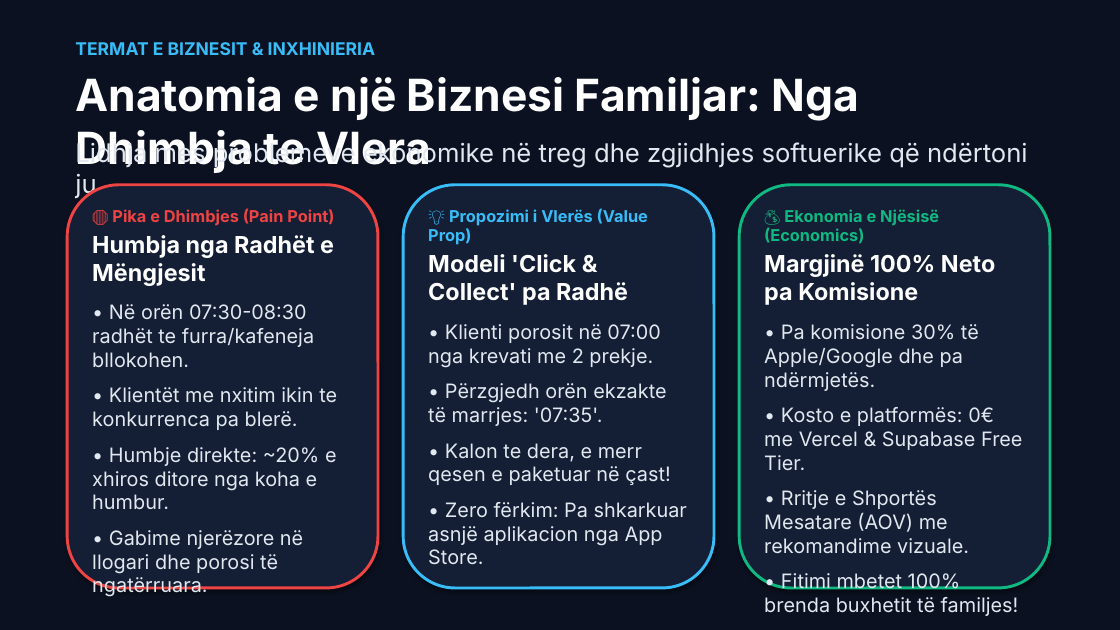
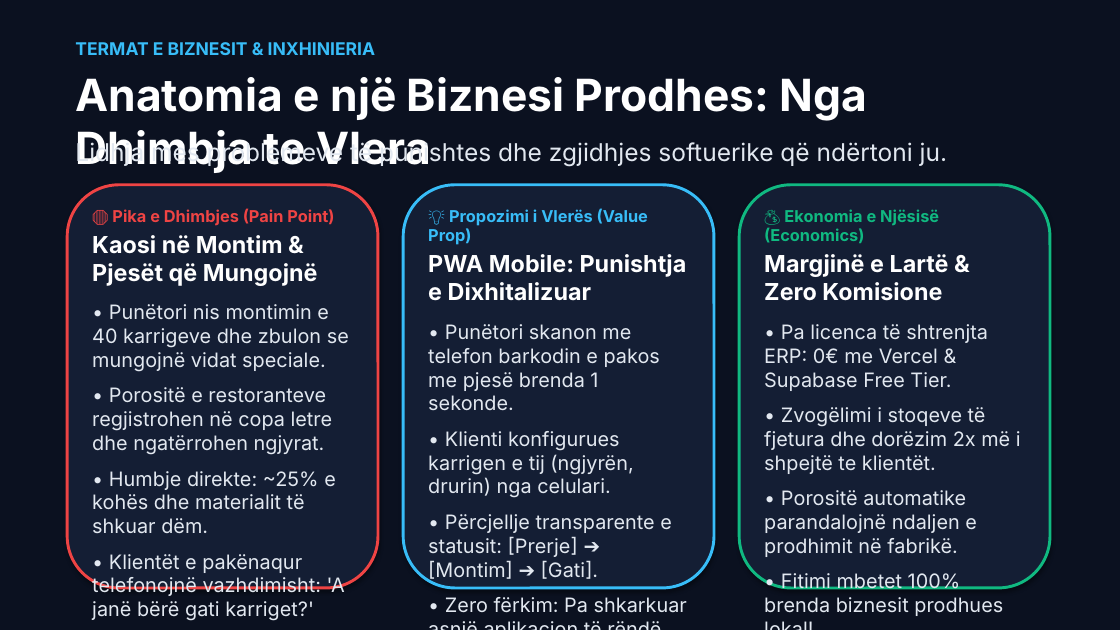
Before and after one commit to arbenl/arbenl.github.io, a slide deck: slide 5 of Jave1_Hyrje_Nextjs_PWA_Copilot_2026.pptx. Drawn at 1120x630 pixels with LibreOffice and Linux fonts; fonts in the diff are those of the drawing. Boxes give left, top, right and bottom in pixels: in the first picture for what was removed or moved away, otherwise in the second. Text is boxed around its words. In the diff, an @@ line names an element or a change of style, - is before the commit and + after.

```diff
--- a/Jave1_Hyrje_Nextjs_PWA_Copilot_2026.pptx
+++ b/Jave1_Hyrje_Nextjs_PWA_Copilot_2026.pptx
@@ text at box(75, 77, 868, 173): text changed @@
-Anatomia e një Biznesi Familjar: Nga Dhimbja te Vlera
+Anatomia e një Biznesi Prodhes: Nga Dhimbja te Vlera
@@ text at box(75, 141, 947, 167): text changed; size 22 to 21 pt @@
-Lidhja mes problemeve ekonomike në treg dhe zgjidhjes softuerike që ndërtoni ju.
+Lidhja mes problemeve të punishtes dhe zgjidhjes softuerike që ndërtoni ju.
@@ text at box(92, 235, 349, 621): text changed @@
-Humbja nga Radhët e Mëngjesit
-• Në orën 07:30-08:30 radhët te furra/kafeneja bllokohen.
-• Klientët me nxitim ikin te konkurrenca pa blerë.
-• Humbje direkte: ~20% e xhiros ditore nga koha e humbur.
-• Gabime njerëzore në llogari dhe porosi të ngatërruara.
+Kaosi në Montim & Pjesët që Mungojnë
+• Punëtori nis montimin e 40 karrigeve dhe zbulon se mungojnë vidat speciale.
+• Porositë e restoranteve regjistrohen në copa letre dhe ngatërrohen ngjyrat.
+• Humbje direkte: ~25% e kohës dhe materialit të shkuar dëm.
+• Klientët e pakënaqur telefonojnë vazhdimisht: 'A janë bërë gati karriget?'
@@ text at box(428, 254, 687, 613): text changed @@
-Modeli 'Click & Collect' pa Radhë
-• Klienti porosit në 07:00 nga krevati me 2 prekje.
-• Përzgjedh orën ekzakte të marrjes: '07:35'.
-• Kalon te dera, e merr qesen e paketuar në çast!
-• Zero fërkim: Pa shkarkuar asnjë aplikacion nga App Store.
+PWA Mobile: Punishtja e Dixhitalizuar
+• Punëtori skanon me telefon barkodin e pakos me pjesë brenda 1 sekonde.
+• Klienti konfigurues karrigen e tij (ngjyrën, drurin) nga celulari.
+• Përcjellje transparente e statusit: [Prerje] ➔ [Montim] ➔ [Gati].
+• Zero fërkim: Pa shkarkuar asnjë aplikacion të rëndë nga App Store.
@@ text at box(764, 254, 1021, 616): text changed @@
-Margjinë 100% Neto pa Komisione
-• Pa komisione 30% të Apple/Google dhe pa ndërmjetës.
-• Kosto e platformës: 0€ me Vercel & Supabase Free Tier.
-• Rritje e Shportës Mesatare (AOV) me rekomandime vizuale.
-• Fitimi mbetet 100% brenda buxhetit të familjes!
+Margjinë e Lartë & Zero Komisione
+• Pa licenca të shtrenjta ERP: 0€ me Vercel & Supabase Free Tier.
+• Zvogëlimi i stoqeve të fjetura dhe dorëzim 2x më i shpejtë te klientët.
+• Porositë automatike parandalojnë ndaljen e prodhimit në fabrikë.
+• Fitimi mbetet 100% brenda biznesit prodhues lokal!
```
Also in this commit, not shown: 12 other slides changed, 6 slides added, 6 slides removed, 1 other file.
